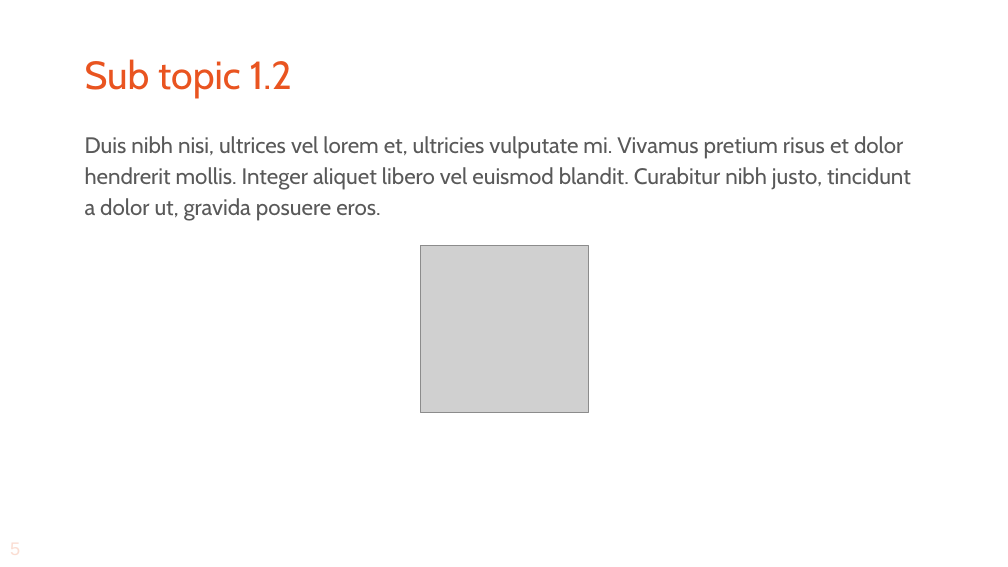
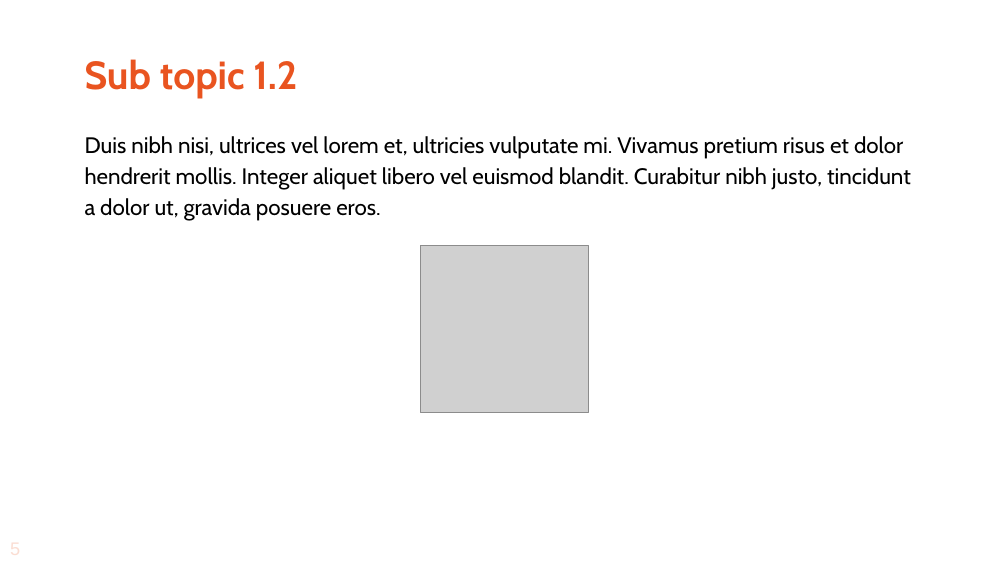
Before and after one commit to tcarreira/ubucon-europe-2019, a slide deck: slide 5 of presentation-templates/libreoffice.openoffice/ubucon.europe.2019.odp. Drawn at 1008x567 pixels with LibreOffice and Linux fonts; fonts in the diff are those of the drawing; grey boxes stand for pictures; background and template pictures are left out. Boxes give left, top, right and bottom in pixels: in the first picture for what was removed or moved away, otherwise in the second. Text is boxed around its words. In the diff, an @@ line names an element or a change of style, - is before the commit and + after.

```diff
--- a/presentation-templates/libreoffice.openoffice/ubucon.europe.2019.odp
+++ b/presentation-templates/libreoffice.openoffice/ubucon.europe.2019.odp
@@ title "Sub topic 1.2" at box(85, 59, 297, 99): bold on @@
@@ text "Duis nibh nisi, ultrices vel ..." at box(85, 136, 911, 221): text colour #595959 to #000000 @@
```
Also in this commit, not shown: 8 other slides changed.
